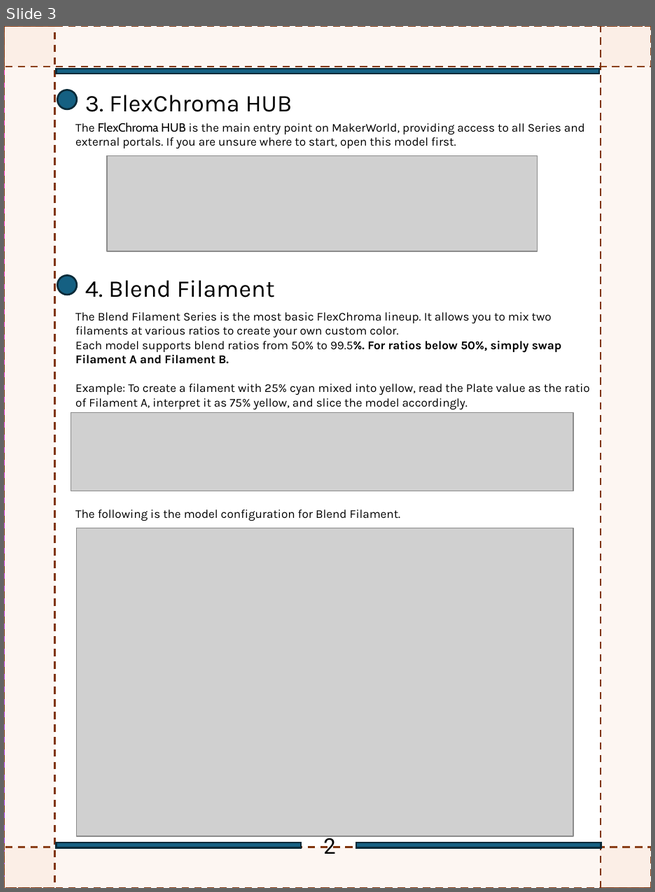
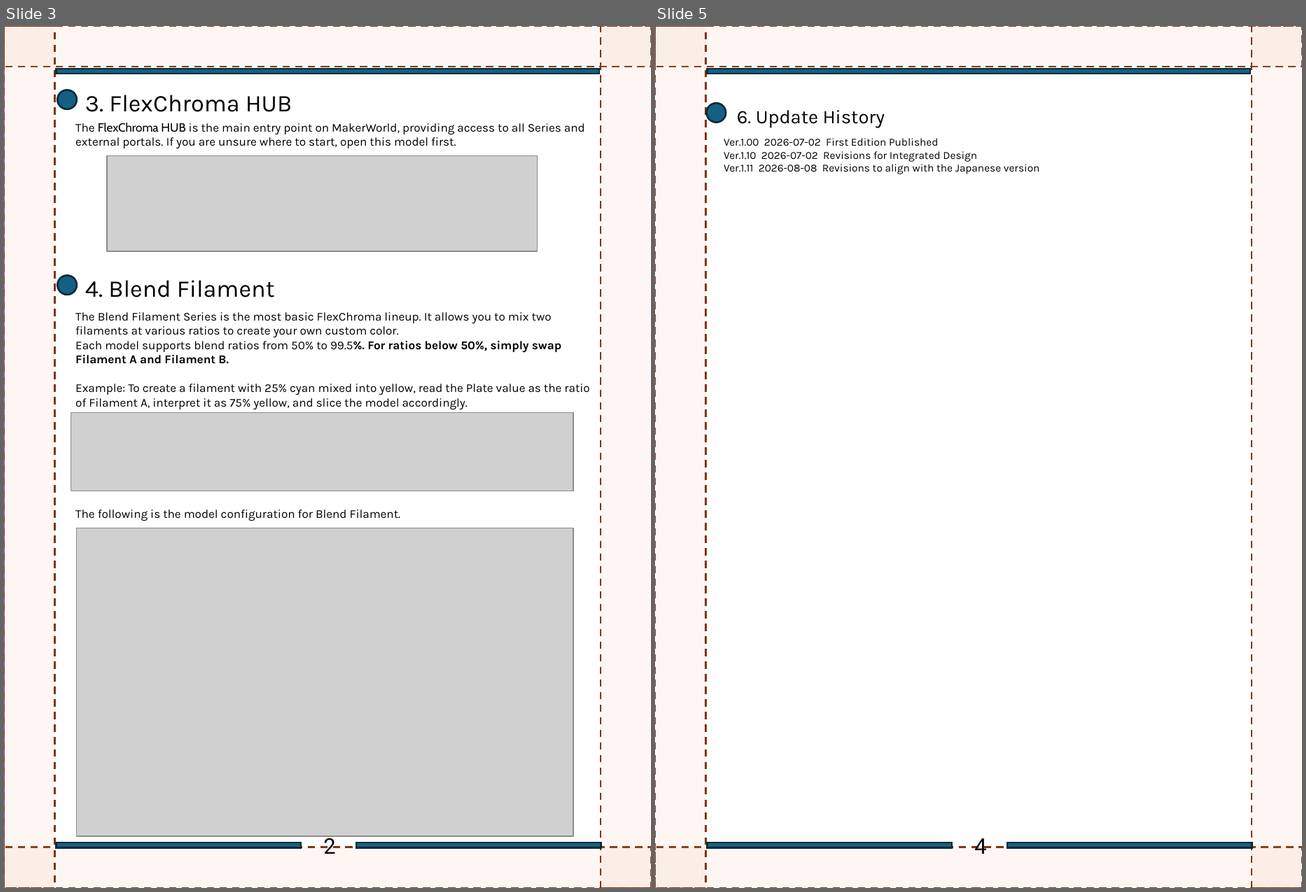
Before and after one commit to FlexChromaHQ/FlexChroma, a slide deck: Documents/Original/FlexChroma_Tour_Guide_EN.pptx. Shown side by side, each under a label of ours: slide 3 before the commit, slides 3 and 5 after it; the slides between them are not shown. The pictures are 655x892 and 1306x892 pixels, drawn with LibreOffice and Linux fonts; fonts in the diff are those of the drawing; grey boxes stand for pictures. Boxes give left, top, right and bottom in pixels: in the first picture for what was removed or moved away, otherwise in the second. Text is boxed around its words. In the diff, an @@ line names an element or a change of style, - is before the commit and + after.

```diff
--- a/Documents/Original/FlexChroma_Tour_Guide_EN.pptx
+++ b/Documents/Original/FlexChroma_Tour_Guide_EN.pptx
@@ slide 5 added at (x1=655, y1=26, x2=1302, y2=888), background #FFFFFF @@
@@ rectangle added at (x1=656, y1=27, x2=1302, y2=888), fill #FFFFFF @@
@@ group added at (x1=655, y1=26, x2=1302, y2=888): 4 rectangles @@
@@ rectangle added at (x1=707, y1=68, x2=1251, y2=74), fill #156082, outline #092A39 1.5 pt @@
@@ ellipse added at (x1=707, y1=103, x2=726, y2=122), fill #156082, outline #092A39 1.5 pt @@
@@ text added at (x1=737, y1=110, x2=885, y2=128), 16 pt, text #000000 @@
+6. Update History
@@ text added at (x1=724, y1=138, x2=1040, y2=174), 9 pt, text #000000 @@
+Ver.1.00 2026-07-02 First Edition Published
+Ver.1.10 2026-07-02 Revisions for Integrated Design
+Ver.1.11 2026-08-08 Revisions to align with the Japanese version
@@ rectangle added at (x1=707, y1=843, x2=952, y2=848), fill #156082, outline #092A39 1.5 pt @@
@@ text added at (x1=974, y1=839, x2=986, y2=854), 18 pt, text #000000 @@
+4
@@ rectangle added at (x1=1007, y1=843, x2=1251, y2=848), fill #156082, outline #092A39 1.5 pt @@
```
Also in this commit, not shown: 3 slides changed, 3 other files.
